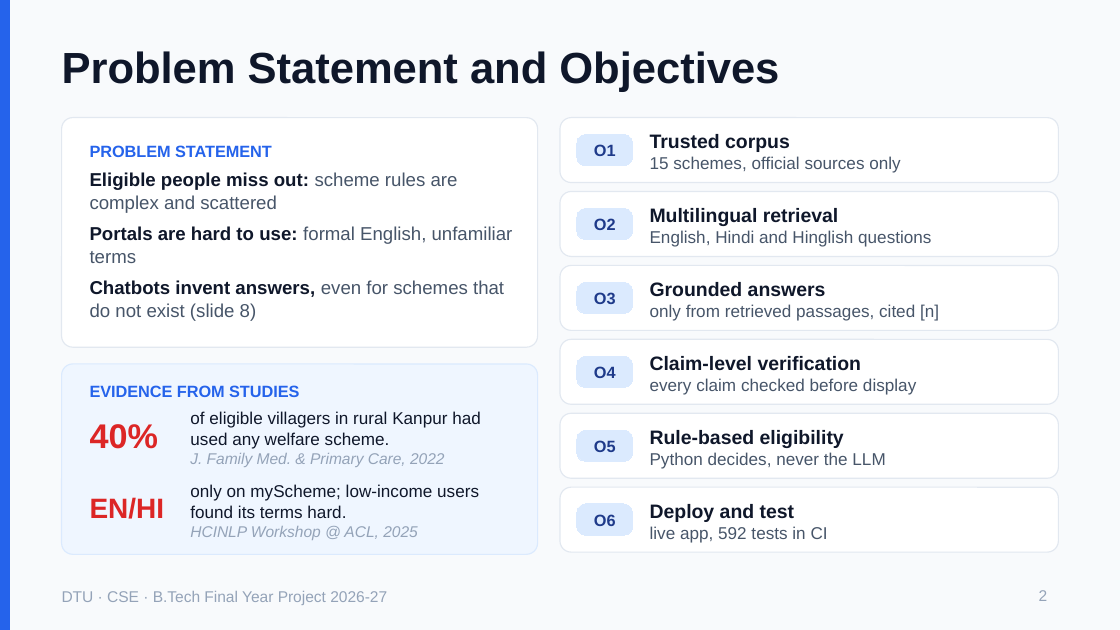
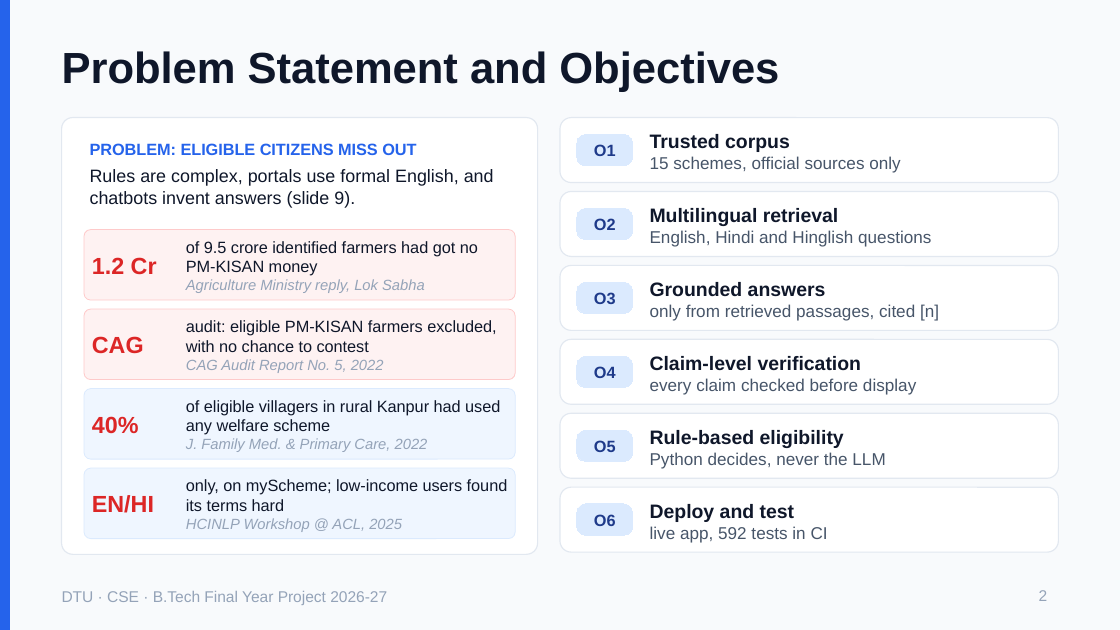
Before and after one commit to aakashc23/schemesure, a slide deck: slide 2 of report_draft/SchemeSure_EndTerm.pptx. Drawn at 1120x630 pixels with LibreOffice and Linux fonts; fonts in the diff are those of the drawing. Boxes give left, top, right and bottom in pixels: in the first picture for what was removed or moved away, otherwise in the second. Text is boxed around its words. In the diff, an @@ line names an element or a change of style, - is before the commit and + after.

```diff
--- a/report_draft/SchemeSure_EndTerm.pptx
+++ b/report_draft/SchemeSure_EndTerm.pptx
@@ rounded rectangle: place and size @@
-rounded rectangle at bbox=[62, 118, 538, 347]
+rounded rectangle at bbox=[62, 118, 538, 554]
@@ rounded rectangle at bbox=[62, 118, 538, 554]: proportions changed @@
@@ text at bbox=[90, 143, 416, 155]: text changed @@
-PROBLEM STATEMENT
+PROBLEM: ELIGIBLE CITIZENS MISS OUT
@@ text at bbox=[90, 169, 494, 208]: text changed; size 12 to 11.5 pt; text colour #475569 to #0F172A @@
-• Eligible people miss out: scheme rules are complex and scattered
-• Portals are hard to use: formal English, unfamiliar terms
-• Chatbots invent answers, even for schemes that do not exist (slide 8)
+Rules are complex, portals use formal English, and chatbots invent answers (slide 9).
@@ rounded rectangle added at bbox=[84, 230, 515, 300], fill #FEF2F2, outline #FECACA 0.5 pt @@
@@ text added at bbox=[92, 257, 157, 275], 15 pt, text #DC2626, bold @@
+1.2 Cr
@@ text added at bbox=[186, 241, 478, 293], 10.5 pt, text #0F172A @@
+of 9.5 crore identified farmers had got no PM-KISAN money
+Agriculture Ministry reply, Lok Sabha
@@ rounded rectangle added at bbox=[84, 309, 515, 380], fill #FEF2F2, outline #FECACA 0.5 pt @@
@@ text added at bbox=[186, 320, 496, 373], 10.5 pt, text #0F172A @@
+audit: eligible PM-KISAN farmers excluded, with no chance to contest
+CAG Audit Report No. 5, 2022
@@ text added at bbox=[92, 336, 144, 354], 15 pt, text #DC2626, bold @@
+CAG
@@ rounded rectangle: place and size @@
-rounded rectangle at bbox=[62, 364, 538, 554]
+rounded rectangle at bbox=[84, 389, 515, 459]
@@ rounded rectangle at bbox=[84, 389, 515, 459]: outline #DBEAFE 0.75 pt to #DBEAFE 0.5 pt; proportions changed @@
@@ text removed at bbox=[90, 385, 299, 397] @@
-EVIDENCE FROM STUDIES
@@ text "40%": place and size @@
-text "40%" at bbox=[90, 424, 158, 449]
+text "40%" at bbox=[92, 416, 139, 433]
@@ text "40%" at bbox=[92, 416, 139, 433]: size 22 to 15 pt @@
@@ text "of eligible villagers in rural ..." at bbox=[186, 400, 500, 452]: vertical alignment top to middle @@
@@ text at bbox=[186, 400, 500, 435]: text changed; size 11 to 10.5 pt @@
-of eligible villagers in rural Kanpur had used any welfare scheme.
+of eligible villagers in rural Kanpur had used any welfare scheme
@@ text "of eligible villagers in rural ...": place and size @@
-text "of eligible villagers in rural ..." at bbox=[190, 411, 481, 467]
+text "of eligible villagers in rural ..." at bbox=[186, 400, 500, 452]
@@ text at bbox=[186, 438, 428, 452]: size 10 to 9.5 pt in "J. Family Med. & Primary Care, 2022" @@
@@ rounded rectangle added at bbox=[84, 468, 515, 539], fill #EFF6FF, outline #DBEAFE 0.5 pt @@
@@ text "EN/HI" at bbox=[92, 495, 154, 513]: size 18 to 15 pt @@
@@ text at bbox=[186, 479, 508, 511]: text changed; size 11 to 10.5 pt @@
-only on myScheme; low-income users found its terms hard.
+only, on myScheme; low-income users found its terms hard
@@ text "only, on myScheme; low-income users ..." at bbox=[186, 479, 508, 532]: vertical alignment top to middle @@
@@ text at bbox=[186, 518, 402, 532]: size 10 to 9.5 pt in "HCINLP Workshop @ ACL, 2025" @@
```
Also in this commit, not shown: 2 other slides changed, 1 slide added, 1 slide removed, 1 other file.
